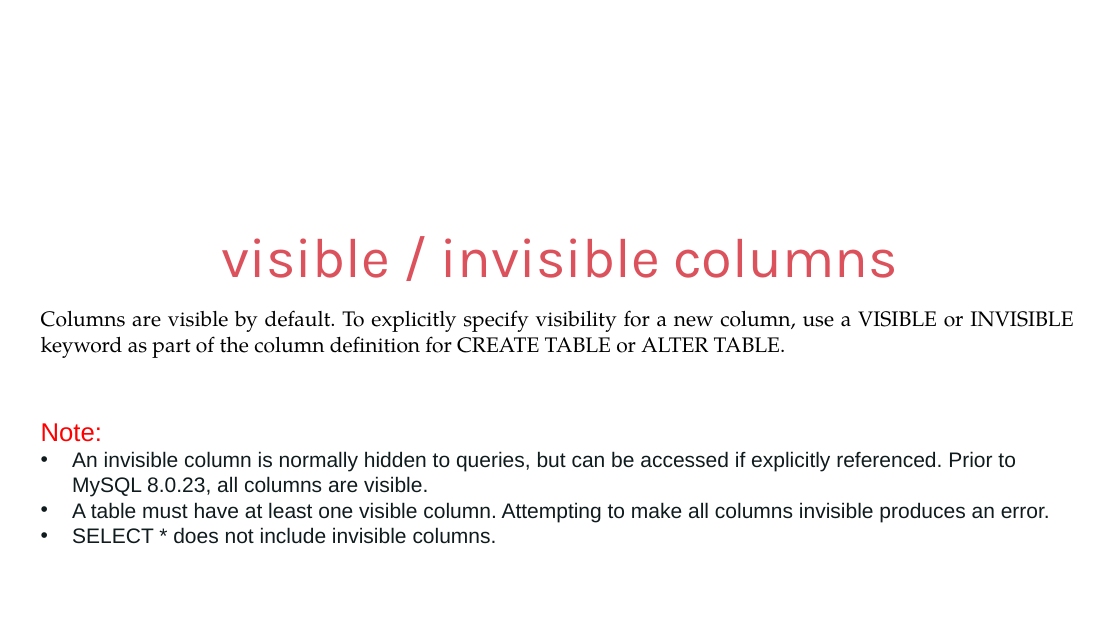
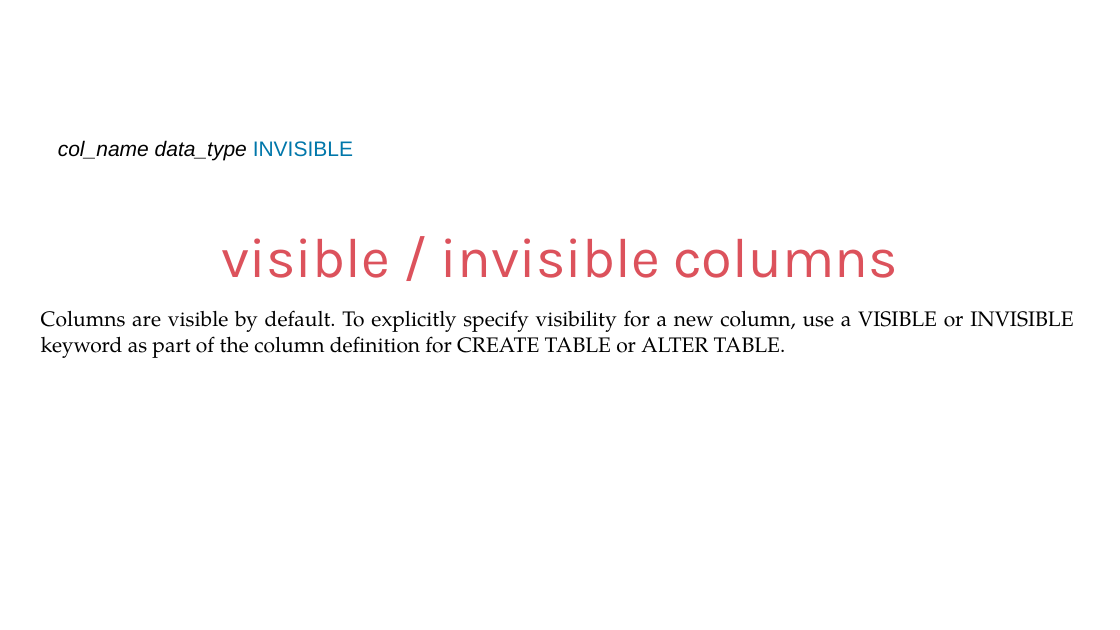
Before and after one commit to ShubhamPokale/DBMS_NOTES, a slide deck: slide 70 of IWAY MySQL PPT Ver9.pptx (slide 129 before the commit). Drawn at 1120x630 pixels with LibreOffice and Linux fonts; fonts in the diff are those of the drawing. Boxes give left, top, right and bottom in pixels: in the first picture for what was removed or moved away, otherwise in the second. Text is boxed around its words. In the diff, an @@ line names an element or a change of style, - is before the commit and + after.

```diff
--- a/IWAY MySQL PPT Ver9.pptx
+++ b/IWAY MySQL PPT Ver9.pptx
@@ text added at (58,140,353,160), 18 pt, text #000000, italic @@
+col_name data_type INVISIBLE
@@ text removed at (41,423,1050,544) @@
-Note:
-• An invisible column is normally hidden to queries, but can be accessed if explicitly referenced. Prior to MySQL 8.0.23, all columns are visible.
-• A table must have at least one visible column. Attempting to make all columns invisible produces an error.
-• SELECT * does not include invisible columns.
```
Also in this commit, not shown: 34 other slides changed, 39 slides added, 65 slides removed, 6 other files.
